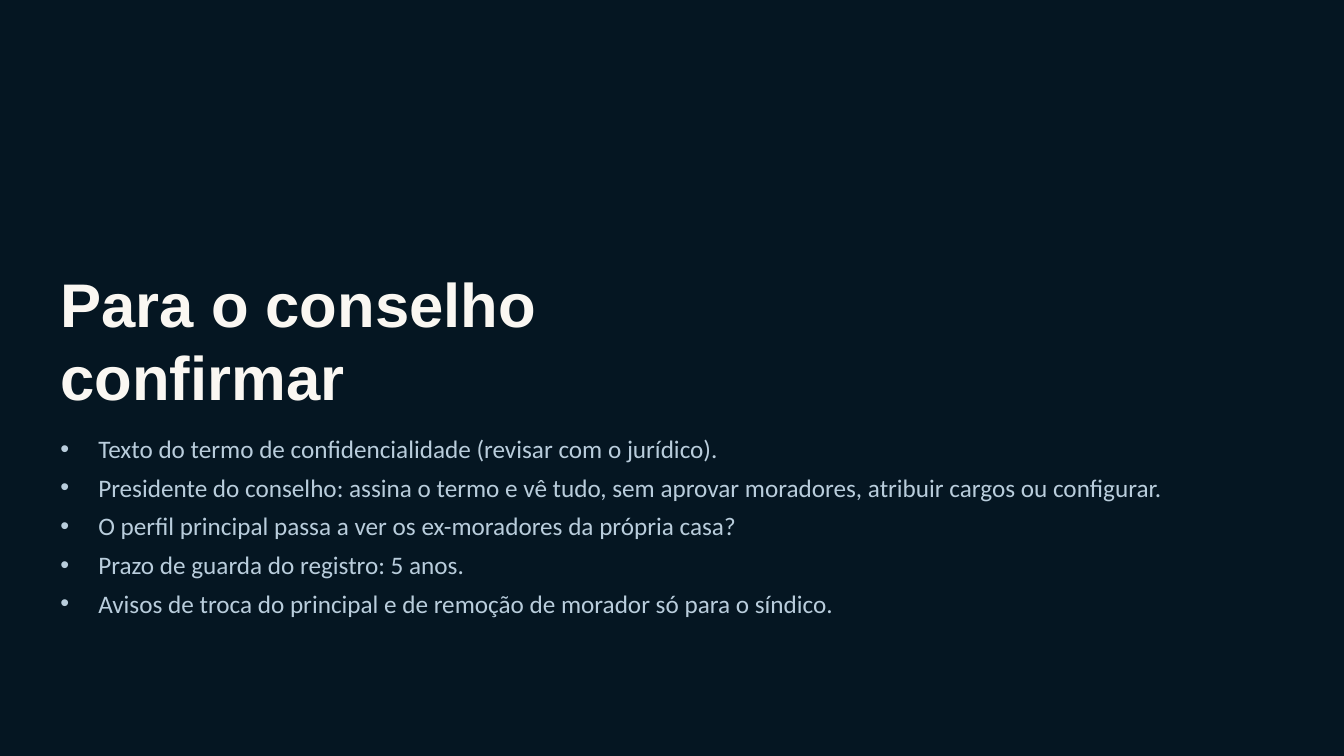
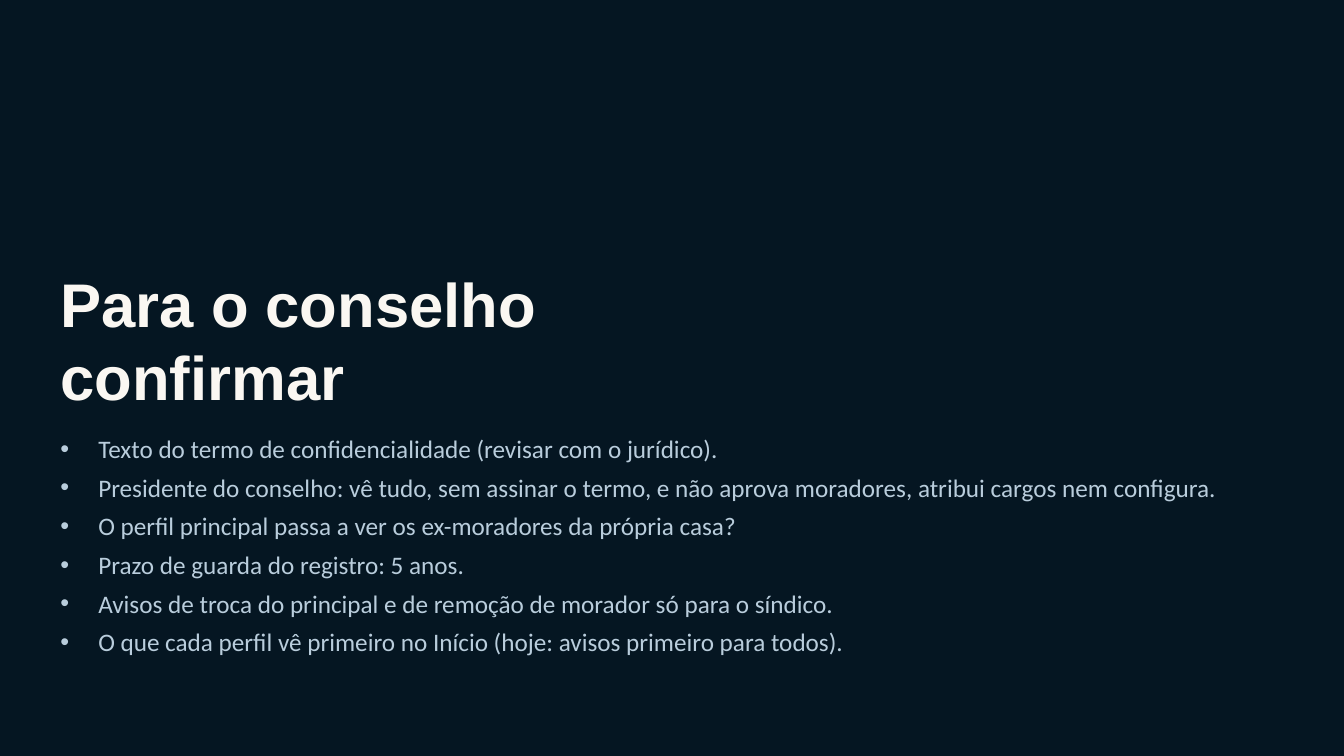
Before and after one commit to paulamuhlbach/recantoferrari, a slide deck: slide 13 of apresentacoes/Personas-e-perfis-de-acesso.pptx. Drawn at 1344x756 pixels with LibreOffice and Linux fonts; fonts in the diff are those of the drawing. Boxes give left, top, right and bottom in pixels: in the first picture for what was removed or moved away, otherwise in the second. Text is boxed around its words. In the diff, an @@ line names an element or a change of style, - is before the commit and + after.

```diff
--- a/apresentacoes/Personas-e-perfis-de-acesso.pptx
+++ b/apresentacoes/Personas-e-perfis-de-acesso.pptx
@@ text at [98, 479, 1216, 502]: text changed @@
-• Presidente do conselho: assina o termo e vê tudo, sem aprovar moradores, atribuir cargos ou configurar.
+• Presidente do conselho: vê tudo, sem assinar o termo, e não aprova moradores, atribui cargos nem configura.
@@ text at [98, 633, 843, 656]: paragraph added @@
+• O que cada perfil vê primeiro no Início (hoje: avisos primeiro para todos).
```
Also in this commit, not shown: 6 other slides changed, 11 other files.
